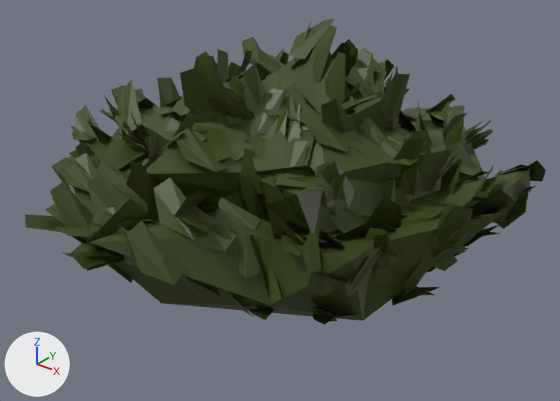
The FBX model Assets/Models/GH/polyperfect/bush-knee-timber-mature-a.fbx as it was, and as the next commit left it.
Both versions are drawn from a camera (50 mm lens) standing at (2.72, -3.44, 1.72) and looking at (-0.01, -0.02, -0.39). Every picture has the same lights, and +X, +Y and +Z are marked at lower left.

Objects in the first picture: 'bush-knee-timber-mature-a'.
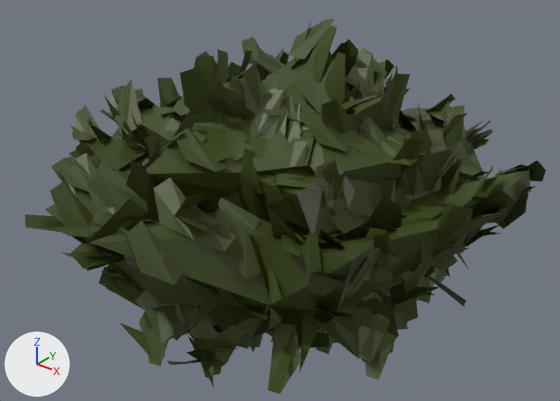
The change in detail:
me_mesh is used by ob_bush_knee_timber_mature_a; location (0.0, 0.0, 0.0); rotation (1.571, 0.0, 0.0), in degrees (90, 0, 0); scale (0.001, 0.001, 0.001).
me_mesh had 2096 vertices, 1380 faces and spanned x -1538.0..1538.0, y -680.0..680.0, z -1672.0..1672.0.
me_mesh now has 3314 vertices, 2178 faces and spans x -1538.0..1538.0, y -1421.0..680.0, z -1672.0..1672.0.
me_mesh part 1: the loose piece of 5 vertices spanning x 792.0..876.0, y -200.0..60.0, z -221.0..-8.0 is moved by (126.0, 0.0, -44.0).
me_mesh part 2: the loose piece of 5 vertices spanning x 828.0..1071.0, y -197.0..1.0, z 248.0..431.0 is moved by (0.0, 8.0, -202.0).
me_mesh part 3: 163 vertices removed from x -1478.0..1522.0, y -680.0..227.0, z -1521.0..1602.0; 2036 vertices added at x -1538.0..1538.0, y -1421.0..-36.0, z -1672.0..1672.0.
Object 'bush-knee-timber-mature-a' (ob_bush_knee_timber_mature_a) moves from (0.0, 0.0, 0.0) to (0.0, 0.0, -0.741).
Object 'bush-knee-timber-mature-a' (ob_bush_knee_timber_mature_a) turns from (90, 0, 0) to (90, 0, 180) degrees about x, y and z.
Object 'bush-knee-timber-mature-a' (ob_bush_knee_timber_mature_a) is rescaled from (0.001, 0.001, 0.001) to (-0.001, -0.001, -0.001).

Pixel boxes [x1, y1, x2, y2] of what changed, in the pictures (560 x 401 px; the box of a moved part takes in the faces that stretch with it):
'bush-knee-timber-mature-a', reshaped, moved, turned, rescaled: before [25, 19, 546, 325]; after [25, 19, 546, 394]
part 1 of me_mesh, moved or reshaped: before [403, 165, 423, 196]; after [417, 268, 438, 303]
part 2 of me_mesh, moved or reshaped: before [394, 214, 409, 219]; after [388, 276, 418, 323]
part 3 of me_mesh, built on: before [108, 220, 493, 321]; after [100, 220, 493, 349]
